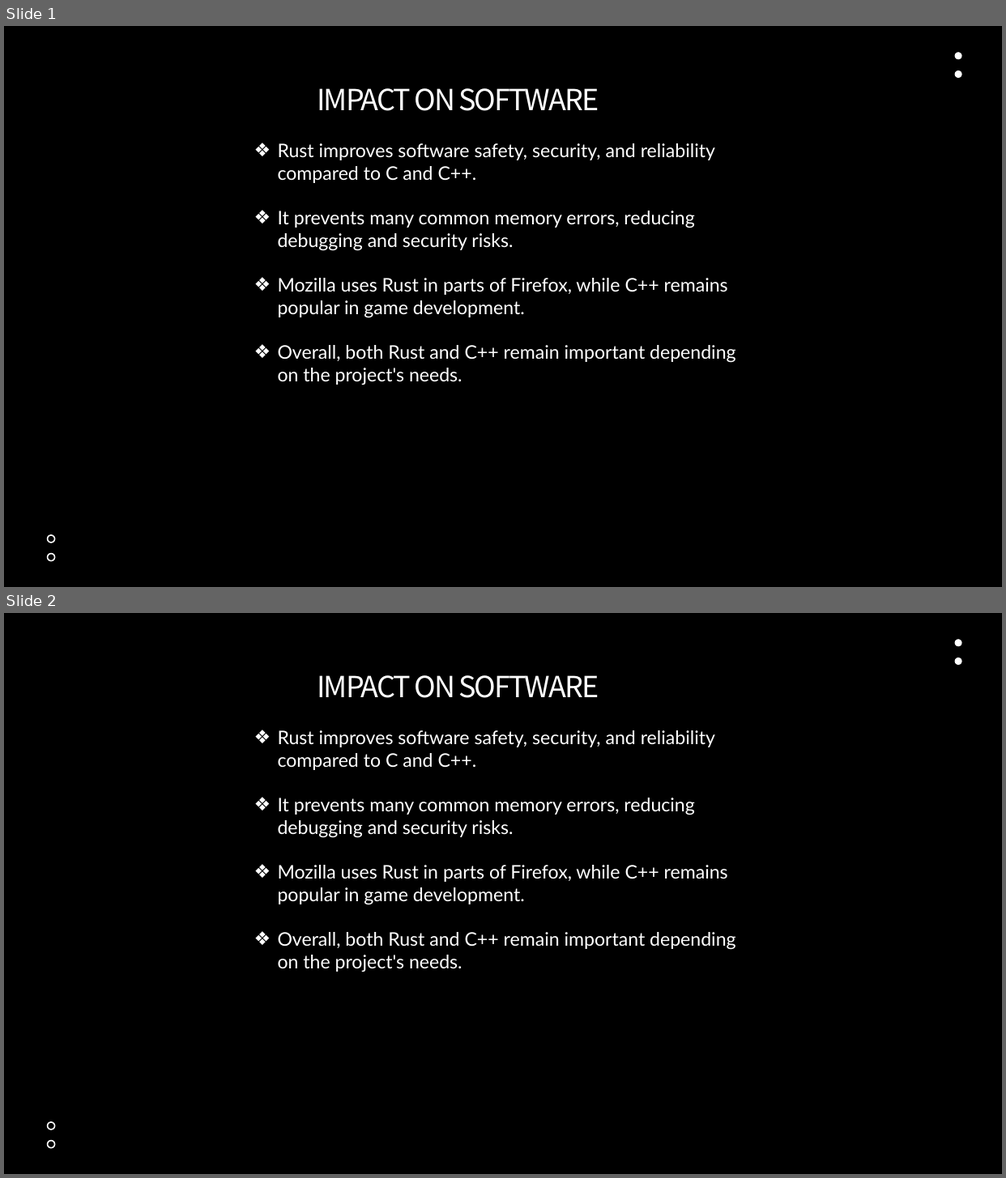
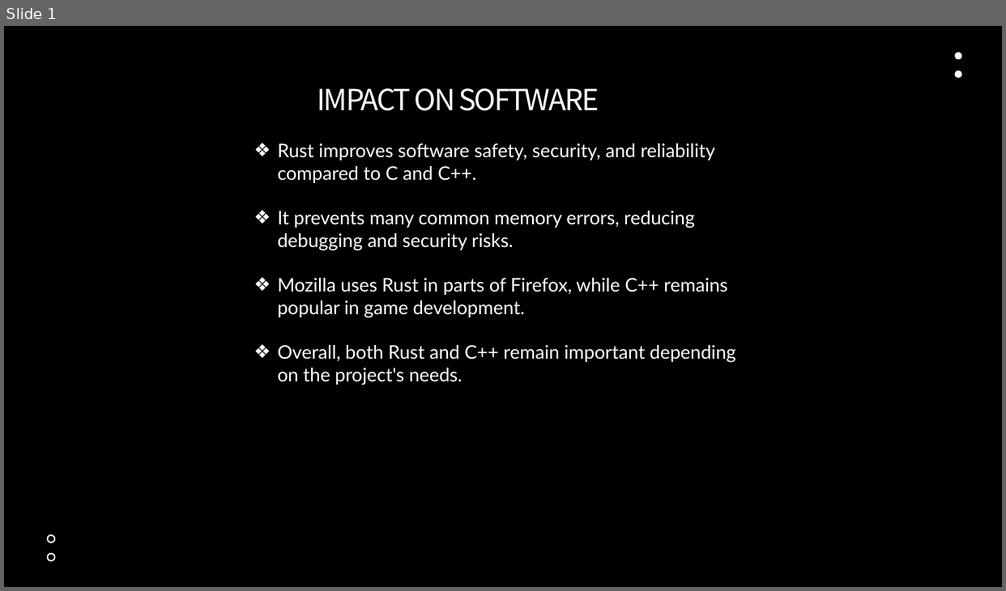
Before and after one commit to keyun5528/Group3_Project, a slide deck: pwrpoint.pptx. Shown one above the other, each under a label of ours: slides 1 and 2 before the commit, slide 1 after it. The pictures are 1006x1178 and 1006x591 pixels, drawn with LibreOffice and Linux fonts; fonts in the diff are those of the drawing; background and template pictures are left out. Boxes give left, top, right and bottom in pixels: in the first picture for what was removed or moved away, otherwise in the second. Text is boxed around its words. In the diff, an @@ line names an element or a change of style, - is before the commit and + after.

```diff
--- a/pwrpoint.pptx
+++ b/pwrpoint.pptx
@@ slide 2 removed at box(4, 613, 1002, 1174), background #000000; not listed: 4 template elements that a slide beside it also shows @@
@@ text removed at box(317, 675, 599, 698) @@
-IMPACT ON SOFTWARE
@@ text removed at box(278, 730, 735, 972) @@
-❖ Rust improves software safety, security, and reliability compared to C and C++.
-❖ It prevents many common memory errors, reducing debugging and security risks.
-❖ Mozilla uses Rust in parts of Firefox, while C++ remains popular in game development.
-❖ Overall, both Rust and C++ remain important depending on the project's needs.
```
Also in this commit, not shown: 1 other file.
